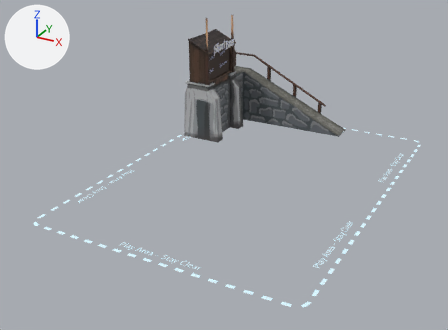
The FBX model unpublishedScripts/DomainContent/Toybox/towerDefense/assets/shortbow-scoreboard.fbx: old version first, new version second.
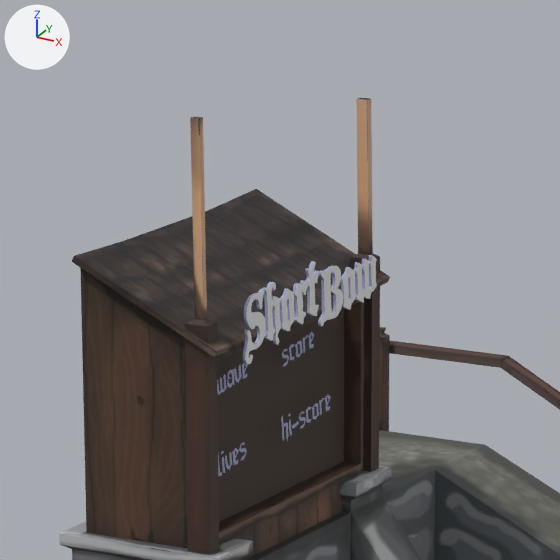
Old and new are each drawn whole from a 50 mm camera at (30.2, -52.0, 22.4) aimed at (7.1, -9.9, 1.3) and again close up on the part from 39% to 59% of the width and 0% to 26% of the height. Arrows for +X, +Y and +Z are at upper left; the lights stay in place. Vertices at the same position are counted once.
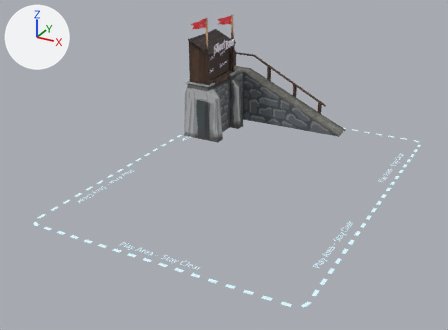
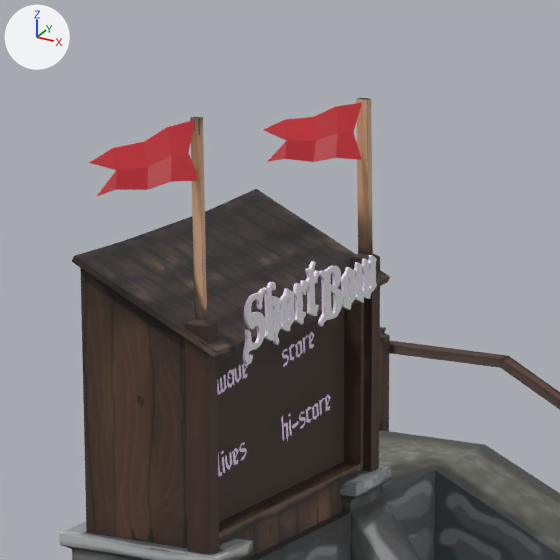
Commit message: Update shortbow assets

The change in detail:
Material 'mat.text-dark' (mat_mat_text_dark) changes colour from blue #a2aad1 to white #f1ddff; in linear values from (0.359, 0.401, 0.638) to (0.878, 0.725, 1.0).
Material 'mat.flag' (mat_mat_flag) is new.
Its base color is (1.0, 0.0558, 0.0763) (red #ff434e).
Its roughness is 0.452.
me_mesh_004 is used by ob_cube_001; location (-0.52, 1.39, 2.07).
me_mesh_004 had 15133 vertices, 19317 faces and spanned x -2.7..20.6, y -24.5..7.5, z -2.7..9.5.
me_mesh_004 now has 15189 vertices, 19397 faces and spans x -2.7..20.6, y -24.5..7.5, z -2.7..9.5.
me_mesh_004 part 1: a new loose piece of 28 vertices spanning x 0.2..0.9, y 0.7..2.6, z 8.1..8.9, in mat_mat_flag (red #ff434e).
Part 2, on me_mesh_004:
60 faces are deleted.
2 vertices move within x 0.9..1.0, y -2.6..-1.5, z 5.5..9.5.
23 vertices are added at x 0.3..1.0, y -4.5..-2.6, z 8.6..9.5.
5 new vertices lie (0.1, 0.5, 0.1) away from vertices in x 0.3..0.7, y -4.5..-3.5, z 8.6..9.2.
40 new faces join them, mat_mat_flag (red #ff434e).
57 new faces join them, mat_mat_text_dark (white #f1ddff).
3 new faces join them, mat_mat_scoreboard (picture img_mat_scoreboard_diffuse_color_jpg).
me_mesh_004 now uses material mat_mat_flag (red #ff434e).

What differs and where, as boxes (x1, y1, x2, y2) in the close-ups (560 x 560 px):
'Cube.001', recoloured, reshaped (blue to grey): (59, 98, 560, 560) in both
part 1 of me_mesh_004, added (red): after (263, 103, 362, 162)
part 2 of me_mesh_004, built on: before (190, 117, 237, 386); after (89, 117, 237, 386)
